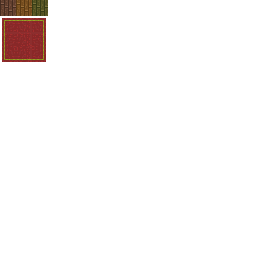
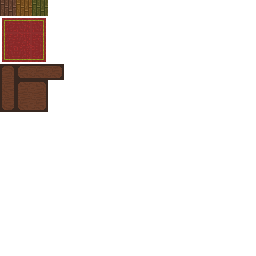
Layer changes from the first 256x256 image to the second:
added layer "Wall6" above "Wall5 copie" over 32, 64, 48, 80
added layer "Wall5 copie" above "Wall5" over 16, 80, 32, 96
added layer "Wall5" above "Wall3 copie" over 32, 96, 48, 112
added layer "Wall3 copie" above "Wall3" over 32, 80, 48, 96
added layer "Wall3" above "Wall2" over 16, 96, 32, 112
added layer "Wall2" above "Calque 1" over 0, 80, 16, 96
added layer "Calque 1" above "Wall7" over 16, 64, 32, 80
added layer "Wall7" above "Wall4" over 48, 64, 64, 80
added layer "Wall4" above "Wall1" over 0, 96, 16, 112
added layer "Wall1" above "Plank3" over 0, 64, 16, 80
